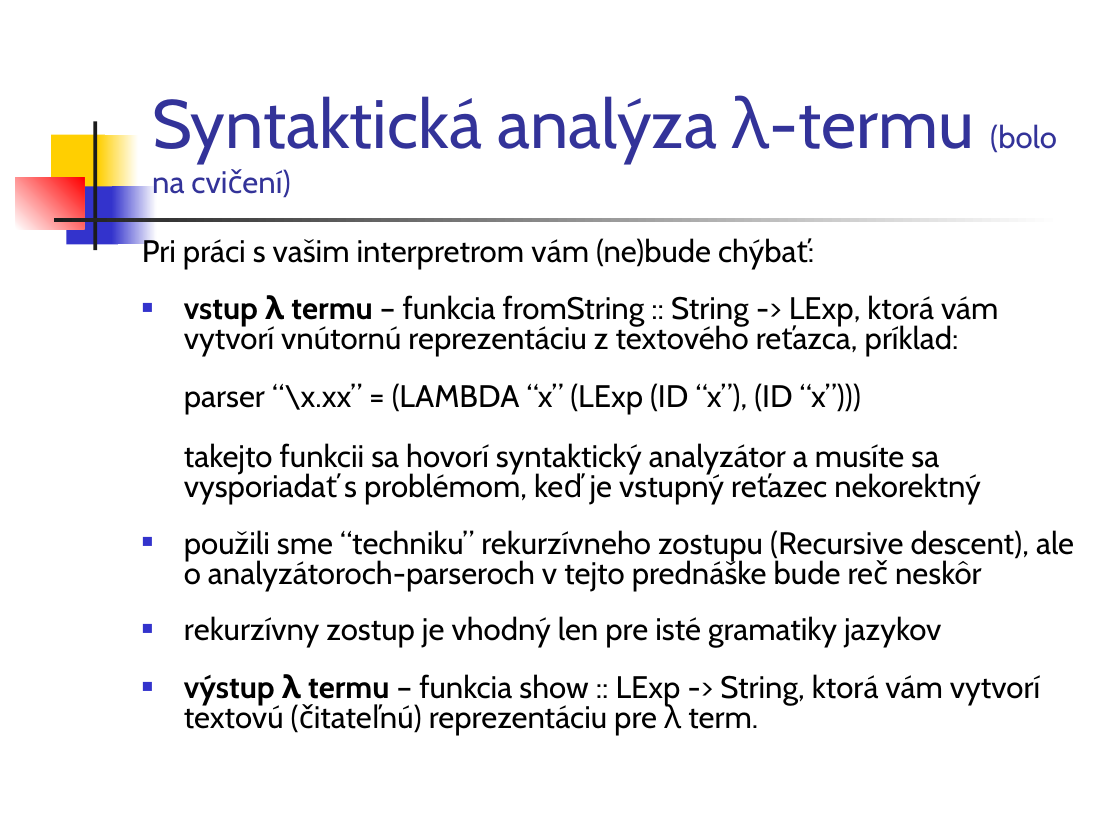
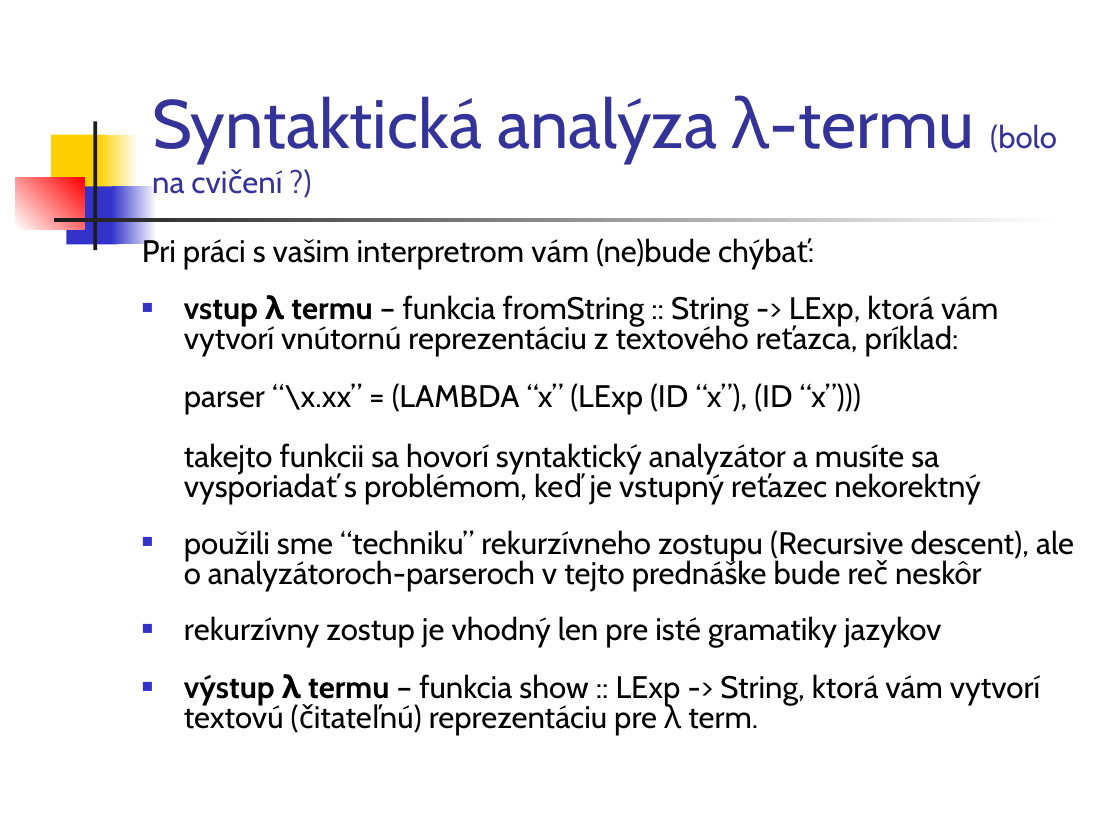
Before and after one commit to Funkcionalne/Prednasky, a slide deck: slide 5 of 06/06_fpro.ppt. Drawn at 1120x840 pixels with LibreOffice and Linux fonts; fonts in the diff are those of the drawing. Boxes give left, top, right and bottom in pixels: in the first picture for what was removed or moved away, otherwise in the second. Text is boxed around its words. In the diff, an @@ line names an element or a change of style, - is before the commit and + after.

```diff
--- a/06/06_fpro.ppt
+++ b/06/06_fpro.ppt
@@ title at (152,95,1057,194): text changed @@
-Syntaktická analýza λ-termu (bolo na cvičení)
+Syntaktická analýza λ-termu (bolo na cvičení ?)
```
Also in this commit, not shown: 2 other slides changed, 3 other files.
